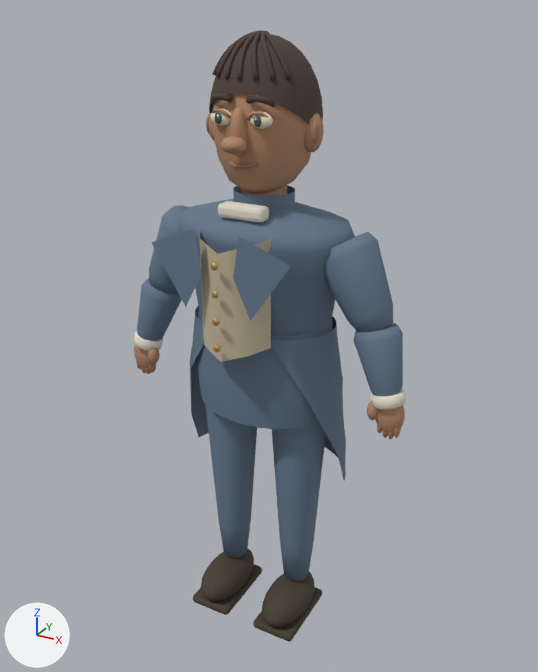
The glTF model public/models/characters/regency-coat.glb as it was, and as the next commit left it.
Rendered twice from a camera (50 mm lens) standing at (1.043, -1.867, 1.959) and looking at (0.014, 0.004, 1.024). Lighting does not change. The marker at lower left points along +X, +Y and +Z. The first picture is the older version. Vertices at exactly the same position are counted once.

In view in the first picture: 'regency-coat__Visual_glaze', 'regency-coat__Visual_matte' and 1 more.
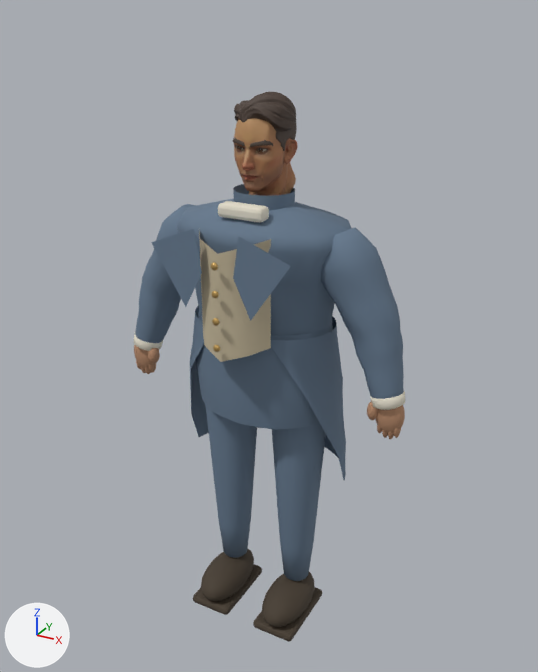
Edits to the bpy script that builds the scene:
```text
Add mat_mi_superhero_male:
    mat_mi_superhero_male = bpy.data.materials.new('MI_Superhero_Male')
    # uses the picture img_t_superhero_male_dark
    # uses the picture img_t_superhero_male_normal
    # uses the picture img_t_superhero_male_roughness
Add mat_mi_hair_1_001:
    mat_mi_hair_1_001 = bpy.data.materials.new('MI_Hair_1.001')
    # colours: brown #4d3f37
    # uses the picture img_t_hair_1_normal
Add mat_mi_hair_1:
    mat_mi_hair_1 = bpy.data.materials.new('MI_Hair_1')
    # colours: brown #4d3f37, mixed with the vertex colours
    # uses the picture img_t_hair_1_normal_png
Change me_breeches_or_trouser_seat:
    remove me_breeches_or_trouser_seat.from_pydata(...)  # 4761 vertices, 8916 faces; spans x -0.48..0.48, y -0.26..0.21, z 0.01..1.91
    add me_breeches_or_trouser_seat.from_pydata(...)  # 3530 vertices, 6576 faces; spans x -0.48..0.48, y -0.26..0.21, z 0.01..1.48
    me_breeches_or_trouser_seat part 1: 21 loose pieces with 1791 vertices, spanning x -0.18..0.18, y -0.2..0.15, z 1.38..1.91, are deleted
    me_breeches_or_trouser_seat part 2: 7 vertices moved within x -0.46..-0.2, y -0.07..0.05, z 0.92..1.3; 122 vertices removed from x -0.46..-0.18, y -0.09..0.09, z 0.92..1.4; 402 vertices added at x -0.47..-0.17, y -0.09..0.09, z 0.91..1.41
    me_breeches_or_trouser_seat part 3: 5 vertices moved within x 0.2..0.46, y -0.07..-0.02, z 0.92..1.3; 124 vertices removed from x 0.18..0.46, y -0.09..0.09, z 0.92..1.4; 404 vertices added at x 0.17..0.47, y -0.09..0.09, z 0.91..1.41
Remove ob_regency_coat__visual_glaze:
    ob_regency_coat__visual_glaze = bpy.data.objects.new('regency-coat__Visual_glaze', me_sphere_113)
Add ob_regency_coat__visual_mi_superhero_male:
    ob_regency_coat__visual_mi_superhero_male = bpy.data.objects.new('regency-coat__Visual_MI_Superhero_Male', me_sphere_005_retopology_004)  # 1517 vertices, 3012 faces; spans x -0.091..0.091, y -0.115..0.106, z 1.415..1.722
    ob_regency_coat__visual_mi_superhero_male.location = (0.0, 0.0, 0.0)
Add ob_regency_coat__visual_mi_hair_1_001:
    ob_regency_coat__visual_mi_hair_1_001 = bpy.data.objects.new('regency-coat__Visual_MI_Hair_1.001', me_plane_002)  # 695 vertices, 1301 faces; spans x -0.085..0.09, y -0.079..0.108, z 1.572..1.751
    ob_regency_coat__visual_mi_hair_1_001.location = (0.0, 0.0, 0.0)
Add ob_regency_coat__visual_mi_hair_1:
    ob_regency_coat__visual_mi_hair_1 = bpy.data.objects.new('regency-coat__Visual_MI_Hair_1', me_face)  # 558 vertices, 984 faces; spans x -0.0623..0.0623, y -0.0945..-0.0569, z 1.6064..1.637
    ob_regency_coat__visual_mi_hair_1.location = (0.0, 0.0, 0.0)
```

Changed parts and their boxes [x1, y1, x2, y2] in the pictures (538 x 672 px):
'regency-coat__Visual_matte', reshaped (25% shorter): before [133, 30, 406, 642]; after [133, 184, 406, 642]
'regency-coat__Visual_MI_Superhero_Male', added (brown): after [234, 118, 298, 196]
'regency-coat__Visual_MI_Hair_1.001', added: after [234, 92, 297, 151]
'regency-coat__Visual_glaze', deleted: before [210, 109, 273, 129]
'regency-coat__Visual_MI_Hair_1', added: after [233, 137, 273, 150]
part 1 of me_breeches_or_trouser_seat, deleted (brown): before [206, 30, 324, 196]
part 2 of me_breeches_or_trouser_seat, built on: before [137, 205, 189, 341]; after [135, 204, 196, 343]
part 3 of me_breeches_or_trouser_seat, built on: before [323, 232, 403, 407]; after [321, 227, 404, 399]
